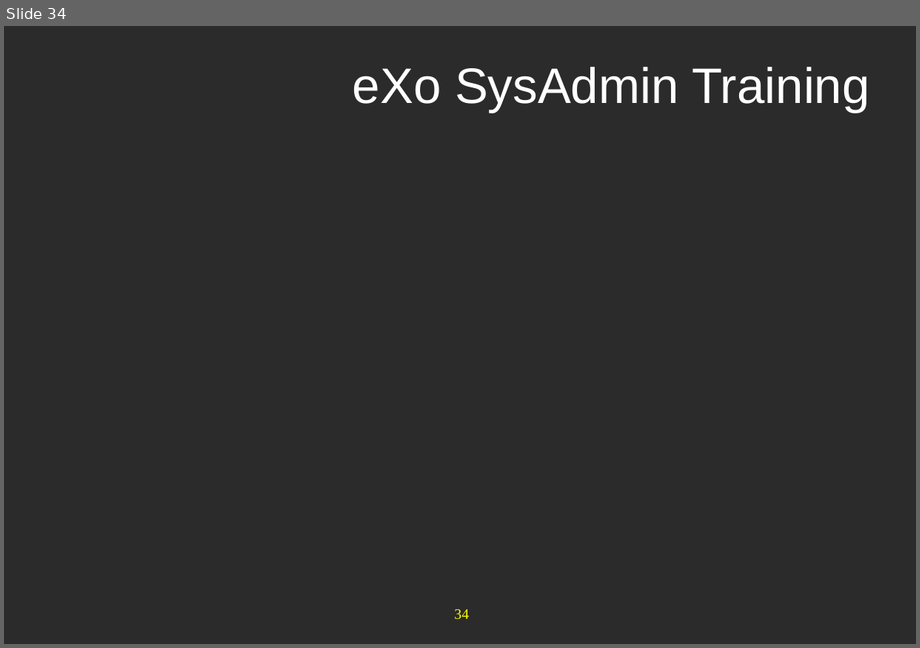
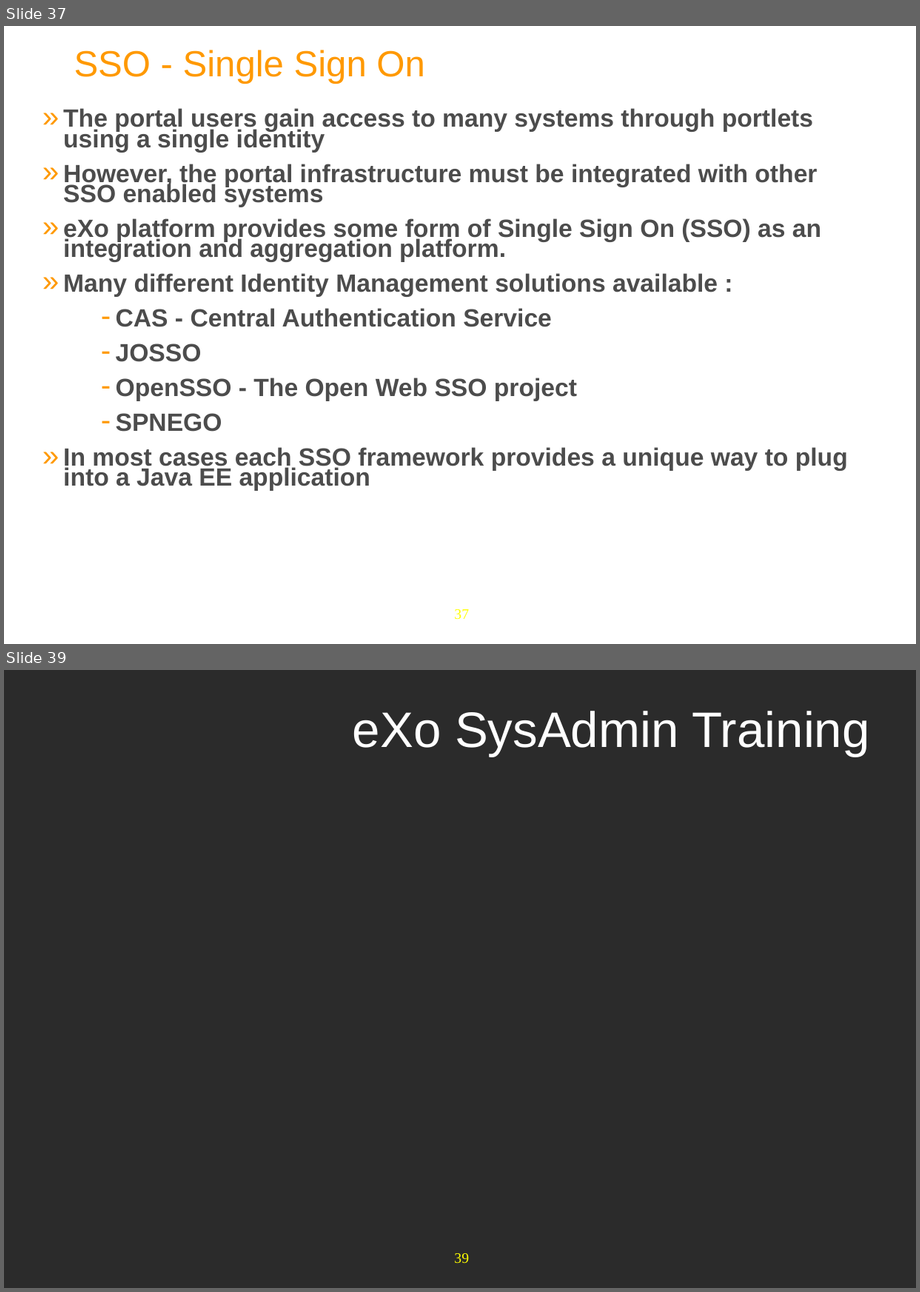
Before and after one commit to anhvurz90/training, a slide deck: exo-sysAdmin/970-LdapConfig-XSys.pptx. Shown one above the other, each under a label of ours: slide 34 before the commit, slides 37 and 39 after it; the slides between them are not shown. The pictures are 920x648 and 920x1292 pixels, drawn with LibreOffice and Linux fonts; fonts in the diff are those of the drawing; background and template pictures are left out; a plain dark background stands for a picture behind light text. Boxes give left, top, right and bottom in pixels: in the first picture for what was removed or moved away, otherwise in the second. Text is boxed around its words. In the diff, an @@ line names an element or a change of style, - is before the commit and + after.

```diff
--- a/exo-sysAdmin/970-LdapConfig-XSys.pptx
+++ b/exo-sysAdmin/970-LdapConfig-XSys.pptx
@@ slide 37 added at [4, 26, 916, 644], background #FFFFFF; not listed: 1 template element that a slide beside it also shows @@
@@ title added at [74, 50, 424, 84], 35 pt, text #FF9900 @@
+  SSO - Single Sign On
@@ text added at [63, 108, 848, 491], 24 pt, text #4C4C4C, bold @@
+  » The portal users gain access to many systems through portlets using a single identity
+  » However, the portal infrastructure must be integrated with other SSO enabled systems
+  » eXo platform provides some form of Single Sign On (SSO) as an integration and aggregation platform.
+  » Many different Identity Management solutions available :
+  – CAS - Central Authentication Service
+  – JOSSO
+  – OpenSSO - The Open Web SSO project
+  – SPNEGO
+  » In most cases each SSO framework provides a unique way to plug into a Java EE application
@@ what was slide 34 is now slide 39 @@
@@ page number at [454, 1253, 469, 1263]: text changed @@
-34
+39
```
Also in this commit, not shown: 4 other slides added, 4 other files.
